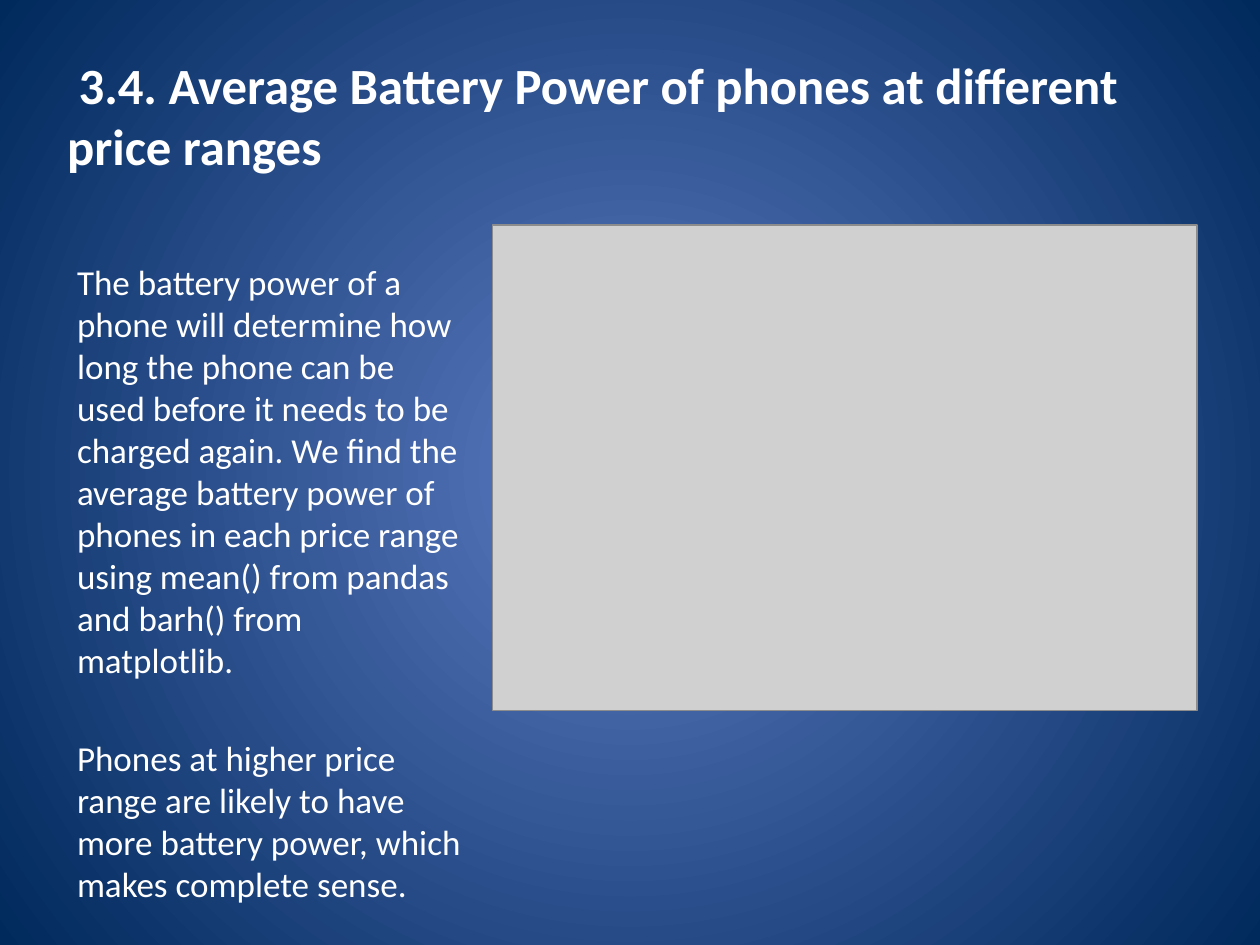
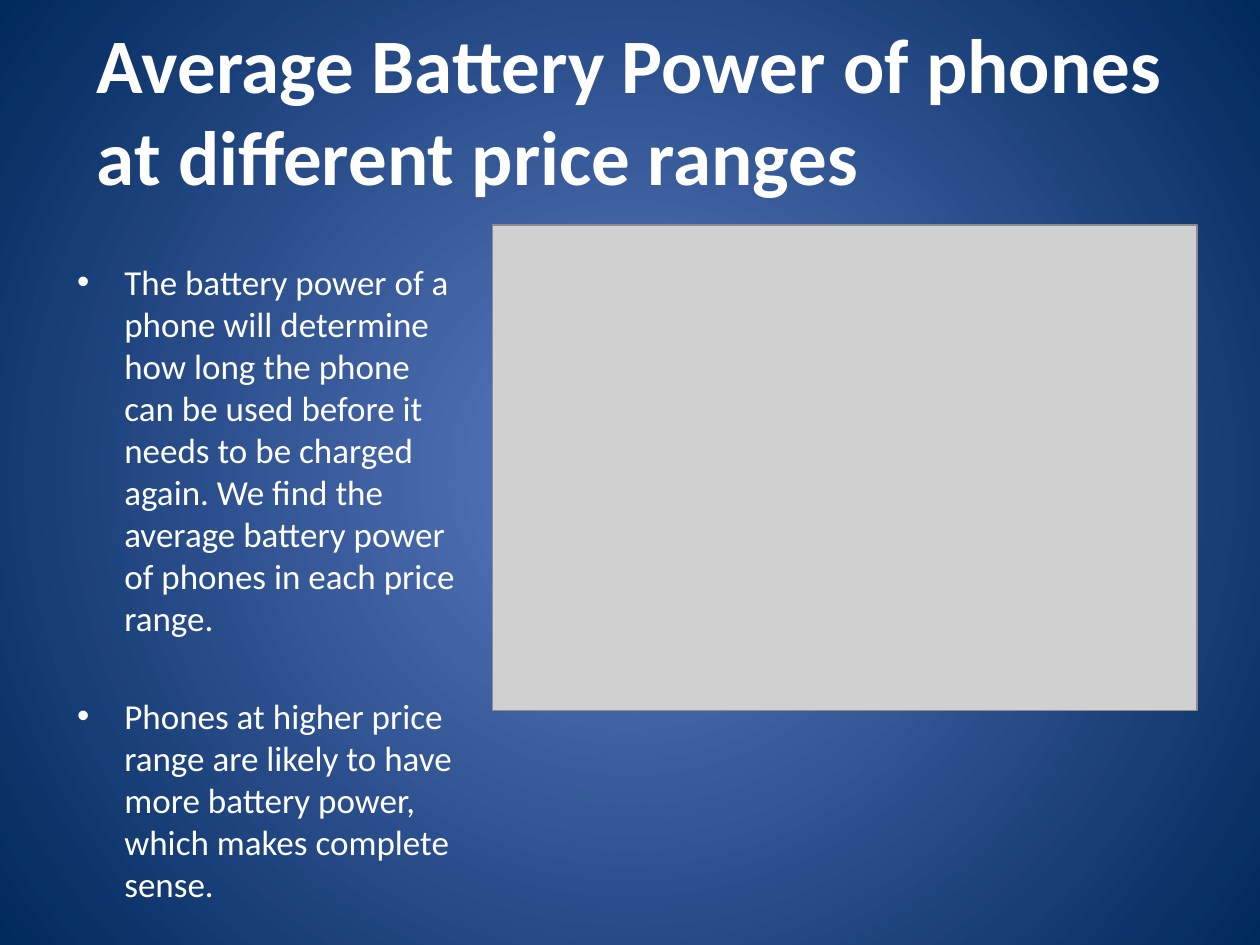
Before and after one commit to debjitg97/Mobile-Price-Classifier, a slide deck: slide 14 of Mobile Price Prediction Using KNN Classifier.pptx. Drawn at 1260x945 pixels with LibreOffice and Linux fonts; fonts in the diff are those of the drawing; grey boxes stand for pictures. Boxes give left, top, right and bottom in pixels: in the first picture for what was removed or moved away, otherwise in the second. Text is boxed around its words. In the diff, an @@ line names an element or a change of style, - is before the commit and + after.

```diff
--- a/Mobile Price Prediction Using KNN Classifier.pptx
+++ b/Mobile Price Prediction Using KNN Classifier.pptx
@@ title at (97,39,1161,198): text changed; size 29 to 44 pt @@
-3.4. Average Battery Power of phones at different price ranges
+Average Battery Power of phones at different price ranges
@@ text at (124,270,455,637): text changed @@
-The battery power of a phone will determine how long the phone can be used before it needs to be charged again. We find the average battery power of phones in each price range using mean() from pandas and barh() from matplotlib.
+• The battery power of a phone will determine how long the phone can be used before it needs to be charged again. We find the average battery power of phones in each price range.
@@ text at (124,704,452,898): bullet none to • @@
```
Also in this commit, not shown: 22 other slides changed.
